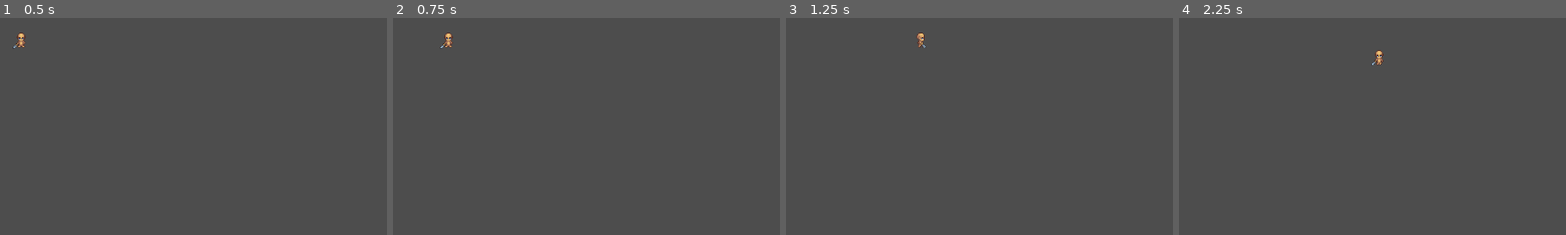
Above: before the commit, frames 1-4 (left to right).
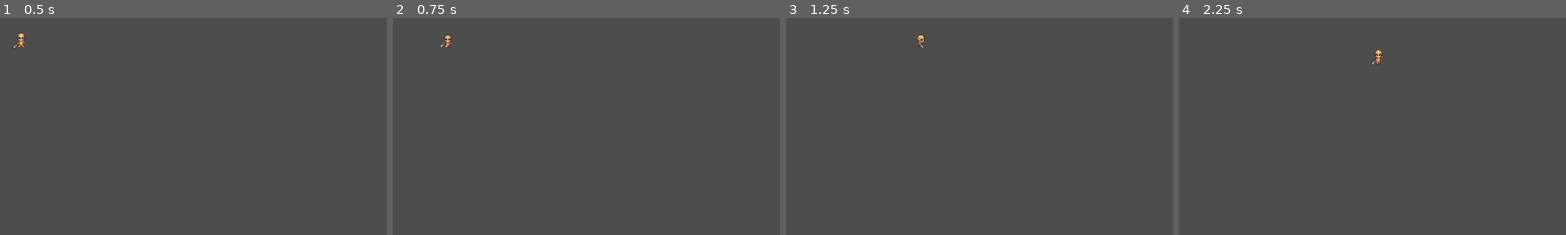
Above: after the commit, the same moments.

Repository: amoxley-developer/monster-survivors
Game: Godot game, scene res://scenes/player.tscn
Same seed, same stepped clock (60 frames per second), same inputs: the game is played once before the commit and once after it. The project has no main scene, so this scene is started directly.
Inputs:
- Up to frame 1 (0.5 s): no input
- Up to frame 2 (0.75 s): tap Enter at 0.5 s; hold Right (right) from 0.53 s (still down); hold Space (dash) from 0.53 s (still down)
- Up to frame 3 (1.25 s): keep holding Right (right); keep holding Space (dash)
- Up to frame 4 (2.25 s): release Right (right) at 1.28 s; release Space (dash) at 1.28 s; hold Down (down) 1.28-2.03 s; tap Space (dash) at 1.35 s; tap Enter at 2 s; hold Right (right) from 2.03 s (still down); hold Space (dash) from 2.03 s (still down)
The pictures show only the part of the screen within x 0-50%, y 0-50%; the shares and areas given below are measured in that part.

Frame 1 is identical in both runs. In frame 2, 0.1% of the frame differs, in the area x 12-16%, y 6-14%; in frame 3, 0.1%; in frame 4, 0.1%.

Commit message:
add animation handling for dash and idle

Diff:
--- a/scenes/player.tscn
+++ b/scenes/player.tscn
@@ -1,11 +1,140 @@
-[gd_scene load_steps=48 format=3 uid="uid://b5anm4sqfhewq"]
+[gd_scene load_steps=81 format=3 uid="uid://b5anm4sqfhewq"]
 
 [ext_resource type="Script" uid="uid://c8xm1wueds2d0" path="res://scripts/state-machine/Player/Player.gd" id="1_3vyb7"]
 [ext_resource type="Script" uid="uid://d34tqo50fdykk" path="res://scripts/state-machine/Player/IdleState.gd" id="2_g2els"]
 [ext_resource type="Script" uid="uid://c0kfctafaqowy" path="res://scripts/state-machine/Player/MovingState.gd" id="3_dqkch"]
 [ext_resource type="Texture2D" uid="uid://dtvh01mof62rl" path="res://assets/sprites/player/Sword_Idle/Sword_Idle_full.png" id="3_qhqgy"]
 [ext_resource type="Script" uid="uid://bi0w1o7vl6wl7" path="res://scripts/state-machine/Player/DashState.gd" id="4_tuyoq"]
+[ext_resource type="Texture2D" uid="uid://dtlvdyxkcy043" path="res://assets/sprites/player/Sword_Run/Sword_Run_full.png" id="5_fjrip"]
 [ext_resource type="Texture2D" uid="uid://nfbrmhwjx3sa" path="res://assets/sprites/player/Sword_Walk/Sword_Walk_full.png" id="5_qlg0r"]
+
+[sub_resource type="AtlasTexture" id="AtlasTexture_hhpqf"]
+atlas = ExtResource("5_fjrip")
+region = Rect2(0, 0, 64, 64)
+
+[sub_resource type="AtlasTexture" id="AtlasTexture_g5jhy"]
+atlas = ExtResource("5_fjrip")
+region = Rect2(64, 0, 64, 64)
+
+[sub_resource type="AtlasTexture" id="AtlasTexture_holxr"]
+atlas = ExtResource("5_fjrip")
+region = Rect2(128, 0, 64, 64)
+
+[sub_resource type="AtlasTexture" id="AtlasTexture_mx1m4"]
+atlas = ExtResource("5_fjrip")
+region = Rect2(192, 0, 64, 64)
+
+[sub_resource type="AtlasTexture" id="AtlasTexture_4gjji"]
+atlas = ExtResource("5_fjrip")
+region = Rect2(256, 0, 64, 64)
+
+[sub_resource type="AtlasTexture" id="AtlasTexture_u2ulf"]
+atlas = ExtResource("5_fjrip")
+region = Rect2(320, 0, 64, 64)
+
+[sub_resource type="AtlasTexture" id="AtlasTexture_6e8lb"]
+atlas = ExtResource("5_fjrip")
+region = Rect2(384, 0, 64, 64)
+
+[sub_resource type="AtlasTexture" id="AtlasTexture_2gdjj"]
+atlas = ExtResource("5_fjrip")
+region = Rect2(448, 0, 64, 64)
+
+[sub_resource type="AtlasTexture" id="AtlasTexture_sc3ue"]
+atlas = ExtResource("5_fjrip")
+region = Rect2(0, 64, 64, 64)
+
+[sub_resource type="AtlasTexture" id="AtlasTexture_lxlsd"]
+atlas = ExtResource("5_fjrip")
+region = Rect2(64, 64, 64, 64)
+
+[sub_resource type="AtlasTexture" id="AtlasTexture_ha2mi"]
+atlas = ExtResource("5_fjrip")
+region = Rect2(128, 64, 64, 64)
+
+[sub_resource type="AtlasTexture" id="AtlasTexture_apa73"]
+atlas = ExtResource("5_fjrip")
+region = Rect2(192, 64, 64, 64)
+
+[sub_resource type="AtlasTexture" id="AtlasTexture_74r1k"]
+atlas = ExtResource("5_fjrip")
+region = Rect2(256, 64, 64, 64)
+
+[sub_resource type="AtlasTexture" id="AtlasTexture_8svfe"]
+atlas = ExtResource("5_fjrip")
+region = Rect2(320, 64, 64, 64)
+
+[sub_resource type="AtlasTexture" id="AtlasTexture_2a3c5"]
+atlas = ExtResource("5_fjrip")
+region = Rect2(384, 64, 64, 64)
+
+[sub_resource type="AtlasTexture" id="AtlasTexture_42b1b"]
+atlas = ExtResource("5_fjrip")
+region = Rect2(448, 64, 64, 64)
+
+[sub_resource type="AtlasTexture" id="AtlasTexture_h7ic4"]
+atlas = ExtResource("5_fjrip")
+region = Rect2(0, 128, 64, 64)
+
+[sub_resource type="AtlasTexture" id="AtlasTexture_au7lq"]
+atlas = ExtResource("5_fjrip")
+region = Rect2(64, 128, 64, 64)
+
+[sub_resource type="AtlasTexture" id="AtlasTexture_nubpm"]
+atlas = ExtResource("5_fjrip")
+region = Rect2(128, 128, 64, 64)
+
+[sub_resource type="AtlasTexture" id="AtlasTexture_ua5cf"]
+atlas = ExtResource("5_fjrip")
+region = Rect2(192, 128, 64, 64)
+
+[sub_resource type="AtlasTexture" id="AtlasTexture_51ujp"]
+atlas = ExtResource("5_fjrip")
+region = Rect2(256, 128, 64, 64)
+
+[sub_resource type="AtlasTexture" id="AtlasTexture_tk41t"]
+atlas = ExtResource("5_fjrip")
+region = Rect2(320, 128, 64, 64)
+
+[sub_resource type="AtlasTexture" id="AtlasTexture_fuw3a"]
+atlas = ExtResource("5_fjrip")
+region = Rect2(384, 128, 64, 64)
+
+[sub_resource type="AtlasTexture" id="AtlasTexture_8txt3"]
+atlas = ExtResource("5_fjrip")
+region = Rect2(448, 128, 64, 64)
+
+[sub_resource type="AtlasTexture" id="AtlasTexture_2w11d"]
+atlas = ExtResource("5_fjrip")
+region = Rect2(0, 192, 64, 64)
+
+[sub_resource type="AtlasTexture" id="AtlasTexture_770dr"]
+atlas = ExtResource("5_fjrip")
+region = Rect2(64, 192, 64, 64)
+
+[sub_resource type="AtlasTexture" id="AtlasTexture_8f1cb"]
+atlas = ExtResource("5_fjrip")
+region = Rect2(128, 192, 64, 64)
+
+[sub_resource type="AtlasTexture" id="AtlasTexture_vdulj"]
+atlas = ExtResource("5_fjrip")
+region = Rect2(192, 192, 64, 64)
+
+[sub_resource type="AtlasTexture" id="AtlasTexture_vau08"]
+atlas = ExtResource("5_fjrip")
+region = Rect2(256, 192, 64, 64)
+
+[sub_resource type="AtlasTexture" id="AtlasTexture_qsb7e"]
+atlas = ExtResource("5_fjrip")
+region = Rect2(320, 192, 64, 64)
+
+[sub_resource type="AtlasTexture" id="AtlasTexture_qjsmb"]
+atlas = ExtResource("5_fjrip")
+region = Rect2(384, 192, 64, 64)
+
+[sub_resource type="AtlasTexture" id="AtlasTexture_mwp2n"]
+atlas = ExtResource("5_fjrip")
+region = Rect2(448, 192, 64, 64)
 
 [sub_resource type="AtlasTexture" id="AtlasTexture_dqkch"]
 atlas = ExtResource("3_qhqgy")
@@ -169,6 +298,122 @@
 
 [sub_resource type="SpriteFrames" id="SpriteFrames_ur7pv"]
 animations = [{
+"frames": [{
+"duration": 1.0,
+"texture": SubResource("AtlasTexture_hhpqf")
+}, {
+"duration": 1.0,
+"texture": SubResource("AtlasTexture_g5jhy")
+}, {
+"duration": 1.0,
+"texture": SubResource("AtlasTexture_holxr")
+}, {
+"duration": 1.0,
+"texture": SubResource("AtlasTexture_mx1m4")
+}, {
+"duration": 1.0,
+"texture": SubResource("AtlasTexture_4gjji")
+}, {
+"duration": 1.0,
+"texture": SubResource("AtlasTexture_u2ulf")
+}, {
+"duration": 1.0,
+"texture": SubResource("AtlasTexture_6e8lb")
+}, {
+"duration": 1.0,
+"texture": SubResource("AtlasTexture_2gdjj")
+}],
+"loop": true,
+"name": &"dash-down",
+"speed": 10.0
+}, {
+"frames": [{
+"duration": 1.0,
+"texture": SubResource("AtlasTexture_sc3ue")
+}, {
+"duration": 1.0,
+"texture": SubResource("AtlasTexture_lxlsd")
+}, {
+"duration": 1.0,
+"texture": SubResource("AtlasTexture_ha2mi")
+}, {
+"duration": 1.0,
+"texture": SubResource("AtlasTexture_apa73")
+}, {
+"duration": 1.0,
+"texture": SubResource("AtlasTexture_74r1k")
+}, {
+"duration": 1.0,
+"texture": SubResource("AtlasTexture_8svfe")
+}, {
+"duration": 1.0,
+"texture": SubResource("AtlasTexture_2a3c5")
+}, {
+"duration": 1.0,
+"texture": SubResource("AtlasTexture_42b1b")
+}],
+"loop": true,
+"name": &"dash-left",
+"speed": 10.0
+}, {
+"frames": [{
+"duration": 1.0,
+"texture": SubResource("AtlasTexture_h7ic4")
+}, {
+"duration": 1.0,
+"texture": SubResource("AtlasTexture_au7lq")
+}, {
+"duration": 1.0,
+"texture": SubResource("AtlasTexture_nubpm")
+}, {
+"duration": 1.0,
+"texture": SubResource("AtlasTexture_ua5cf")
+}, {
+"duration": 1.0,
+"texture": SubResource("AtlasTexture_51ujp")
+}, {
+"duration": 1.0,
+"texture": SubResource("AtlasTexture_tk41t")
+}, {
+"duration": 1.0,
+"texture": SubResource("AtlasTexture_fuw3a")
+}, {
+"duration": 1.0,
+"texture": SubResource("AtlasTexture_8txt3")
+}],
+"loop": true,
+"name": &"dash-right",
+"speed": 5.0
+}, {
+"frames": [{
+"duration": 1.0,
+"texture": SubResource("AtlasTexture_2w11d")
+}, {
+"duration": 1.0,
+"texture": SubResource("AtlasTexture_770dr")
+}, {
+"duration": 1.0,
+"texture": SubResource("AtlasTexture_8f1cb")
+}, {
+"duration": 1.0,
+"texture": SubResource("AtlasTexture_vdulj")
+}, {
+"duration": 1.0,
+"texture": SubResource("AtlasTexture_vau08")
+}, {
+"duration": 1.0,
+"texture": SubResource("AtlasTexture_qsb7e")
+}, {
+"duration": 1.0,
+"texture": SubResource("AtlasTexture_qjsmb")
+}, {
+"duration": 1.0,
+"texture": SubResource("AtlasTexture_mwp2n")
+}],
+"loop": true,
+"name": &"dash-up",
+"speed": 5.0
+}, {
 "frames": [{
 "duration": 1.0,
 "texture": SubResource("AtlasTexture_dqkch")
@@ -355,6 +600,6 @@
 
 [node name="PlayerAnimation" type="AnimatedSprite2D" parent="."]
 sprite_frames = SubResource("SpriteFrames_ur7pv")
-animation = &"walk-right"
-frame_progress = 0.349329
+animation = &"dash-down"
+frame_progress = 0.536506
 centered = false
--- a/scripts/state-machine/Player/DashState.gd
+++ b/scripts/state-machine/Player/DashState.gd
@@ -14,12 +14,14 @@
 	last_dash_time = dash_time_length
 	dash_time = dash_time_length
 	set_direction()
+	handle_animation()
 
 func handle_process(delta: float):
 	if dash_time <= 0:
 		exit_state()
 	else:
 		handle_movement(delta)
+
 
 func handle_movement(delta: float):
 	dash_time -= delta
@@ -31,6 +33,9 @@
 	player.velocity = direction * dash_distance
 	player.move_and_collide(player.velocity)
 
+func handle_animation():
+	var animation_direction := get_animation_direction()
+	player.PlayerAnimation.play('dash-' + animation_direction)
 
 func exit_state():
 	player.can_player_dash = false
@@ -42,16 +47,24 @@
 		player.change_state(MoveState)
 
 func set_direction():
-	var input_direction = Input.get_vector('left', 'right', 'up', 'down')
+	var input_direction := Input.get_vector('left', 'right', 'up', 'down')
 	if input_direction != Vector2.ZERO:
 		direction = input_direction
 		return
 	match player.cardinal_direction:
-		player.CardinalDirections.DOWN:
+		player.CardinalDirections.Down:
 			direction = Vector2.DOWN
-		player.CardinalDirections.UP:
+		player.CardinalDirections.Up:
 			direction = Vector2.UP
-		player.CardinalDirections.LEFT:
+		player.CardinalDirections.Left:
 			direction = Vector2.LEFT
-		player.CardinalDirections.RIGHT:
+		player.CardinalDirections.Right:
 			direction = Vector2.RIGHT
+		player.CardinalDirections.DownLeft:
+			direction = Vector2(-1, 1).normalized()
+		player.CardinalDirections.DownRight:
+			direction = Vector2(1, 1).normalized()
+		player.CardinalDirections.UpLeft:
+			direction = Vector2(-1, -1).normalized()
+		player.CardinalDirections.UpRight:
+			direction = Vector2(1, -1).normalized()
--- a/scripts/state-machine/Player/IdleState.gd
+++ b/scripts/state-machine/Player/IdleState.gd
@@ -28,7 +28,8 @@
 		idle_animation_timer = idle_animation_length
 
 func set_sprite():
-	player.PlayerAnimation.play('idle-' + player.cardinal_direction)
+	var animation_direction = get_animation_direction()
+	player.PlayerAnimation.play('idle-' + animation_direction)
 	player.PlayerAnimation.pause()
 
 func play_animation():
--- a/scripts/state-machine/Player/MovingState.gd
+++ b/scripts/state-machine/Player/MovingState.gd
@@ -38,23 +38,6 @@
 	player.move_and_collide(player.velocity)
 
 func play_animation():
-	var player_direction := ''
-	match player.cardinal_direction:
-		player.CardinalDirections.Down:
-			player_direction = 'down'
-		player.CardinalDirections.DownLeft:
-			player_direction = 'down'
-		player.CardinalDirections.DownRight:
-			player_direction = 'down'
-		player.CardinalDirections.Up:
-			player_direction = 'up'
-		player.CardinalDirections.UpLeft:
-			player_direction = 'up'
-		player.CardinalDirections.UpRight:
-			player_direction = 'up'
-		player.CardinalDirections.Left:
-			player_direction = 'left'
-		player.CardinalDirections.Right:
-			player_direction = 'right'
+	var player_direction := get_animation_direction()
 
 	player.PlayerAnimation.play('walk-' + player_direction)
--- a/scripts/state-machine/Player/PlayerState.gd
+++ b/scripts/state-machine/Player/PlayerState.gd
@@ -9,5 +9,26 @@
 func exit_state():
 	pass
 
-func handle_process(delta: float):
+func get_animation_direction() -> String:
+	var player_direction: String
+	match player.cardinal_direction:
+		player.CardinalDirections.Down:
+			player_direction = 'down'
+		player.CardinalDirections.DownLeft:
+			player_direction = 'down'
+		player.CardinalDirections.DownRight:
+			player_direction = 'down'
+		player.CardinalDirections.Up:
+			player_direction = 'up'
+		player.CardinalDirections.UpLeft:
+			player_direction = 'up'
+		player.CardinalDirections.UpRight:
+			player_direction = 'up'
+		player.CardinalDirections.Left:
+			player_direction = 'left'
+		player.CardinalDirections.Right:
+			player_direction = 'right'
+	return player_direction
+
+func handle_process(_delta: float):
 	pass
